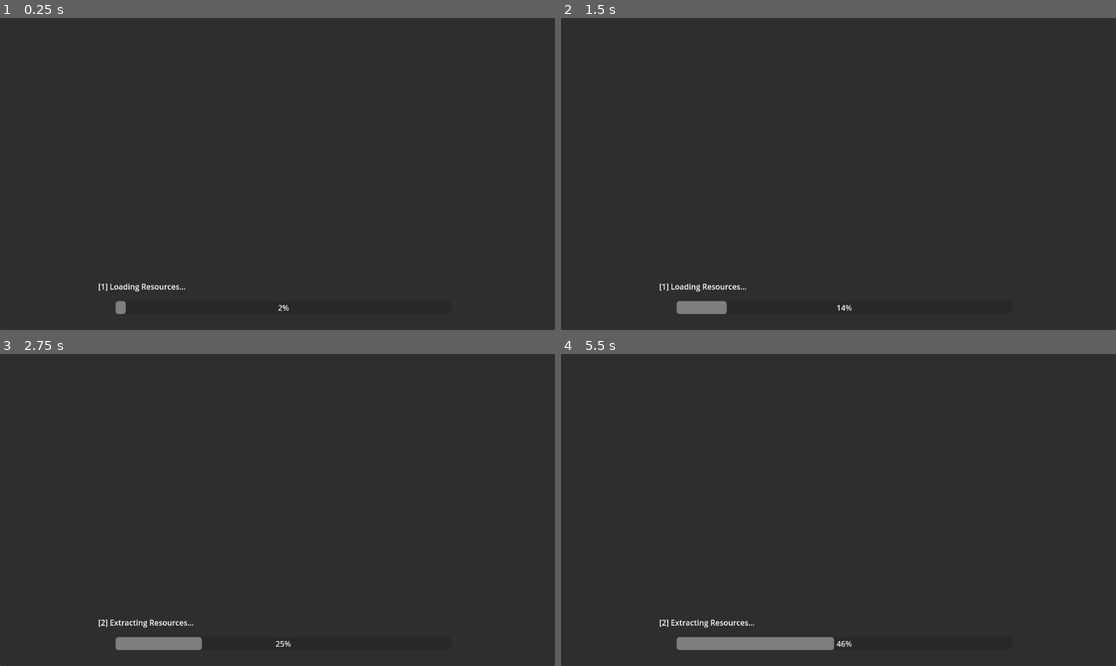
Above: before the commit, frames 1-4 (two rows, left to right).
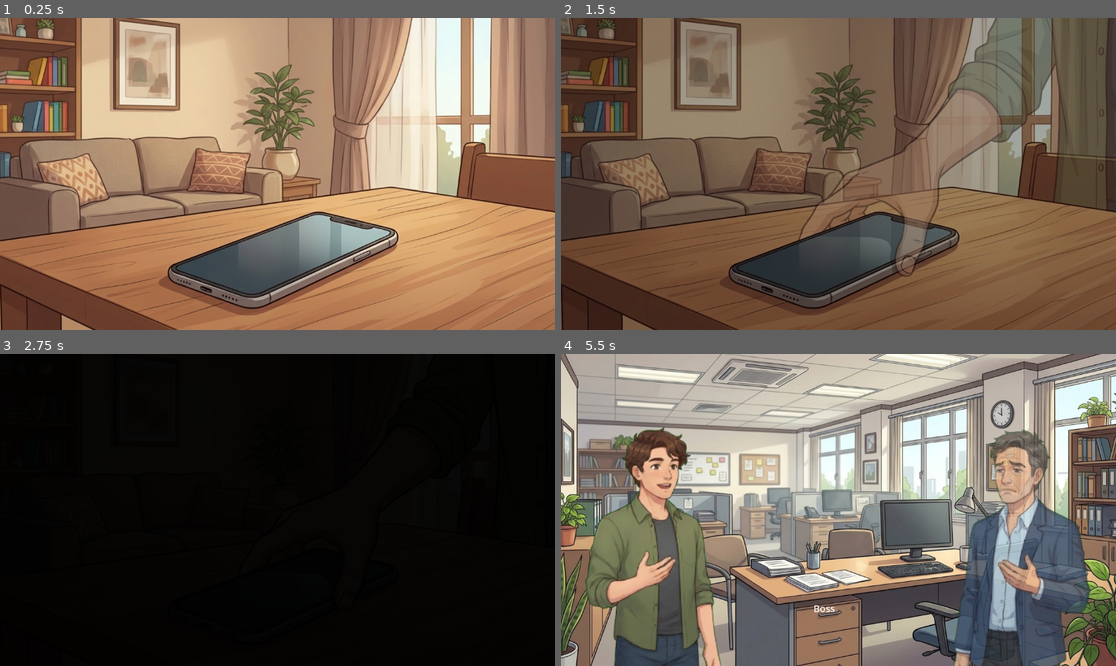
Above: after the commit, the same moments.

Repository: ZvRzyan18/SurviveTheMonth
Game: Godot game, scene res://ollet_folder/scenes/FirstScene.tscn
Two runs of this game, one before a commit and one after it. Both use one fixed random seed, a clock stepped at 60 frames per second and the inputs below. Before the commit the project starts from res://scenes/IntroLoading.tscn.
Inputs:
- Up to frame 1 (0.25 s): no input
- Up to frame 2 (1.5 s): tap Enter at 0.5, 0.6 s; tap Keypad Enter at 0.8, 1.35 s
- Up to frame 3 (2.75 s): tap Enter at 1.55, 2.1 s; tap Keypad Enter at 2.3 s
- Up to frame 4 (5.5 s): tap Keypad Enter at 2.85, 3.8, 4.35, 5.3 s; tap Enter at 3.05, 3.6, 4.55, 5.1 s

The runs differ from the first frame. In frame 1, 99% of the frame differs, in the area x 0-100%, y 0-100%; in frame 2, 86%; in frame 3, 100%; in frame 4, 94%.

Commit message:
scene 1 and 2 for the starting of the storyline

Diff:
--- /dev/null
+++ b/survive-the-month/ollet_folder/scenes/FirstScene.tscn
@@ -0,0 +1,55 @@
+[gd_scene load_steps=11 format=3 uid="uid://b6ypkps0p7f65"]
+
+[ext_resource type="Shader" uid="uid://bbxww18cc2cbw" path="res://ollet_folder/shader/FirstScene.gdshader" id="1_6pik6"]
+[ext_resource type="Script" uid="uid://bw253nx7cta2d" path="res://ollet_folder/scripts/first_scene.gd" id="1_cgi63"]
+[ext_resource type="Texture2D" uid="uid://cu1knlulnl7hs" path="res://ollet_folder/textures/phone.jpg" id="1_irfp3"]
+[ext_resource type="PackedScene" uid="uid://4sdawwlefylj" path="res://ollet_folder/scenes/SecondScene.tscn" id="2_bn4c5"]
+[ext_resource type="Script" uid="uid://cibldhpocgbty" path="res://ollet_folder/scripts/sprite_2d.gd" id="2_x75l5"]
+[ext_resource type="Texture2D" uid="uid://n7bahsofq61u" path="res://ollet_folder/textures/carlo_taking_the_phone.jpg" id="3_trvl1"]
+[ext_resource type="Texture2D" uid="uid://cappiuc26kqro" path="res://ollet_folder/textures/carlos_walks_to_window.jpg" id="4_md43t"]
+[ext_resource type="Texture2D" uid="uid://oeb41tolbavk" path="res://ollet_folder/textures/carlos_answer_the_call.jpg" id="5_6pik6"]
+[ext_resource type="Script" uid="uid://cqmgcqvojkpob" path="res://ollet_folder/scripts/label.gd" id="7_86usj"]
+
+[sub_resource type="ShaderMaterial" id="ShaderMaterial_86usj"]
+shader = ExtResource("1_6pik6")
+shader_parameter/blend_amount = 0.0
+
+[node name="FirstScene" type="Node2D"]
+script = ExtResource("1_cgi63")
+next_scene = ExtResource("2_bn4c5")
+transition_duration = 2.0
+
+[node name="Sprite2D" type="Sprite2D" parent="."]
+material = SubResource("ShaderMaterial_86usj")
+position = Vector2(577, 314)
+scale = Vector2(0.9, 0.9)
+texture = ExtResource("1_irfp3")
+script = ExtResource("2_x75l5")
+images = Array[Texture2D]([ExtResource("3_trvl1"), ExtResource("4_md43t"), ExtResource("5_6pik6")])
+fade_duration = 1.0
+display_duration = 1.0
+
+[node name="Label" type="Label" parent="."]
+offset_right = 40.0
+offset_bottom = 23.0
+
+[node name="CanvasLayer" type="CanvasLayer" parent="."]
+
+[node name="Control" type="Control" parent="CanvasLayer"]
+layout_mode = 3
+anchors_preset = 0
+offset_right = 40.0
+offset_bottom = 40.0
+
+[node name="Label" type="Label" parent="CanvasLayer/Control"]
+layout_mode = 0
+offset_left = 234.0
+offset_top = 531.0
+offset_right = 903.0
+offset_bottom = 559.0
+theme_override_font_sizes/font_size = 20
+horizontal_alignment = 1
+vertical_alignment = 1
+autowrap_mode = 2
+script = ExtResource("7_86usj")
+start_delay = 5.0
--- /dev/null
+++ b/survive-the-month/ollet_folder/scenes/SecondScene.tscn
@@ -0,0 +1,58 @@
+[gd_scene load_steps=10 format=3 uid="uid://4sdawwlefylj"]
+
+[ext_resource type="Texture2D" uid="uid://drasofqys6jvv" path="res://ollet_folder/textures/backgroud_office.jpg" id="1_kcai1"]
+[ext_resource type="Texture2D" uid="uid://dfl0rs286mytf" path="res://ollet_folder/textures/carlo-removebg-preview.png" id="2_k8tkq"]
+[ext_resource type="Texture2D" uid="uid://b6tu6a5ef8nxa" path="res://ollet_folder/textures/manager-removebg-preview.png" id="3_3ksrr"]
+[ext_resource type="Script" uid="uid://die217ijyjd7" path="res://ollet_folder/scripts/carlo_image.gd" id="3_k8tkq"]
+[ext_resource type="Texture2D" uid="uid://bf7ydhqv1cnpu" path="res://ollet_folder/textures/carlo_sad_while_talking-removebg-preview.png" id="4_3ksrr"]
+[ext_resource type="Script" uid="uid://blf66wr0x3myu" path="res://ollet_folder/scripts/dialogue_first_scene.gd" id="5_k8tkq"]
+[ext_resource type="Texture2D" uid="uid://bscmio2ln8r7x" path="res://ollet_folder/textures/carlo_overthink-removebg-preview.png" id="5_q5m8n"]
+[ext_resource type="Script" uid="uid://dyeiikm2u5ohs" path="res://ollet_folder/scripts/manager_change_image.gd" id="6_y8pme"]
+[ext_resource type="Texture2D" uid="uid://bsdf80vbkfb06" path="res://ollet_folder/textures/manager_sad-removebg-preview.png" id="7_muep1"]
+
+[node name="FirstScene" type="Node2D"]
+position = Vector2(68, 54)
+
+[node name="TextureRect" type="TextureRect" parent="."]
+offset_left = -102.0
+offset_top = -68.0
+offset_right = 1274.0
+offset_bottom = 700.0
+scale = Vector2(0.9, 0.9)
+texture = ExtResource("1_kcai1")
+stretch_mode = 6
+metadata/_edit_use_anchors_ = true
+
+[node name="Sprite2D" type="Sprite2D" parent="."]
+position = Vector2(174, 338)
+scale = Vector2(1.5, 1.5)
+texture = ExtResource("2_k8tkq")
+script = ExtResource("3_k8tkq")
+textures = Array[Texture2D]([ExtResource("4_3ksrr"), ExtResource("5_q5m8n")])
+enter_counts = Array[int]([5, 11])
+
+[node name="Sprite2D2" type="Sprite2D" parent="."]
+position = Vector2(881, 345)
+scale = Vector2(1.5, 1.5)
+texture = ExtResource("3_3ksrr")
+flip_h = true
+script = ExtResource("6_y8pme")
+start_delay = 0.2
+textures = Array[Texture2D]([ExtResource("7_muep1")])
+enter_counts = Array[int]([2])
+disappear_after_enter = 11
+
+[node name="Label" type="Label" parent="."]
+custom_minimum_size = Vector2(600, 0)
+offset_left = 200.0
+offset_top = 468.0
+offset_right = 800.0
+offset_bottom = 496.0
+theme_override_font_sizes/font_size = 20
+horizontal_alignment = 1
+vertical_alignment = 1
+autowrap_mode = 2
+script = ExtResource("5_k8tkq")
+
+[node name="Camera2D" type="Camera2D" parent="."]
+position = Vector2(529, 278)
--- /dev/null
+++ b/survive-the-month/ollet_folder/scripts/carlo_image.gd
@@ -0,0 +1,131 @@
+
+extends Sprite2D
+
+@export_group("Fade Settings")
+@export var fade_duration: float = 1.0
+@export var start_delay: float = 0.5
+@export var fade_out_duration: float = 0.5
+
+@export_group("Image Change Settings")
+@export var textures: Array[Texture2D]
+@export var enter_counts: Array[int] = [3, 7, 12]
+
+@export_group("Image Disappear Settings")
+@export var disappear_after_enter: int = 15
+
+var enter_count: int = 0
+var current_image_index: int = 0
+
+var is_animating: bool = false
+var is_disappeared: bool = false
+var is_ready_for_input: bool = false
+
+var animation_queue: Array[Texture2D] = []
+var disappear_queued: bool = false
+
+
+func _ready():
+	modulate.a = 0.0
+
+	if textures.size() != enter_counts.size():
+		push_warning("Textures and Enter Counts must have matching sizes.")
+
+	var previous_count = 0
+
+	for count in enter_counts:
+		if count <= previous_count:
+			push_warning("Enter Counts must be in ascending order.")
+			break
+		previous_count = count
+
+	await get_tree().create_timer(start_delay).timeout
+
+	var tween = create_tween()
+	tween.set_trans(Tween.TRANS_CUBIC)
+	tween.set_ease(Tween.EASE_OUT)
+	tween.tween_property(self, "modulate:a", 1.0, fade_duration)
+
+	await tween.finished
+
+	is_ready_for_input = true
+
+
+func _input(event):
+	if not is_ready_for_input:
+		return
+
+	if is_disappeared or disappear_queued:
+		return
+
+	if event is InputEventKey and event.pressed and not event.echo:
+		if event.keycode == KEY_ENTER or event.keycode == KEY_KP_ENTER:
+
+			enter_count += 1
+
+			# Disappear condition
+			if disappear_after_enter > 0 and enter_count >= disappear_after_enter:
+				disappear_queued = true
+				process_queue()
+				return
+
+			# Image change condition
+			if current_image_index < enter_counts.size():
+				if enter_count == enter_counts[current_image_index]:
+
+					if current_image_index < textures.size():
+						var next_texture = textures[current_image_index]
+
+						if next_texture != null:
+							animation_queue.append(next_texture)
+							current_image_index += 1
+							process_queue()
+
+
+func process_queue():
+	if is_animating or is_disappeared:
+		return
+
+	if animation_queue.size() > 0:
+		change_image(animation_queue.pop_front())
+	elif disappear_queued:
+		disappear_image()
+
+
+func change_image(new_texture: Texture2D) -> void:
+	is_animating = true
+
+	# Fade out current image
+	var fade_out = create_tween()
+	fade_out.set_trans(Tween.TRANS_CUBIC)
+	fade_out.set_ease(Tween.EASE_IN)
+	fade_out.tween_property(self, "modulate:a", 0.0, fade_out_duration)
+
+	await fade_out.finished
+
+	# Change texture
+	texture = new_texture
+
+	# Fade in new image
+	var fade_in = create_tween()
+	fade_in.set_trans(Tween.TRANS_CUBIC)
+	fade_in.set_ease(Tween.EASE_OUT)
+	fade_in.tween_property(self, "modulate:a", 1.0, fade_duration)
+
+	await fade_in.finished
+
+	is_animating = false
+	process_queue()
+
+
+func disappear_image() -> void:
+	is_animating = true
+
+	var tween = create_tween()
+	tween.set_trans(Tween.TRANS_CUBIC)
+	tween.set_ease(Tween.EASE_IN)
+	tween.tween_property(self, "modulate:a", 0.0, fade_out_duration)
+
+	await tween.finished
+
+	is_disappeared = true
+	is_animating = false
--- /dev/null
+++ b/survive-the-month/ollet_folder/scripts/dialogue_first_scene.gd
@@ -0,0 +1,135 @@
+
+extends Label
+
+@export_group("Typing Settings")
+@export var typing_speed: float = 0.04
+@export var start_delay: float = 1.0
+
+@export_group("Input Settings")
+@export var enter_cooldown: float = 0.15
+
+@export_group("Disappear Settings")
+@export var disappear_fade_duration: float = 0.5
+
+var dialogues = [
+	"Carlo: Good morning, sir",
+	"Boss: Good morning, Carlo. I'm glad you came.",
+	"Boss: as you know, the company has been experiencing financial problems lately.",
+	"Carlo: Yes, sir. I've heard about it. Is the company going bankrupt?",
+	"Boss: We're trying to avoid that, but unfortunately, we need to reduce the number of employees to save money.",
+	"Carlo: Wait, sir. Does that mean I'm losing my job?",
+	"Boss: I'm sorry, Carlo, but yes. Your position is being terminated.",
+	"Carlo: But sir, I've worked here for years. I really need this job.",
+	"Boss: I understand, Carlo. This decision isn't about your performance. It's simply because the company can no longer afford to keep everyone.",
+	"Carlo: I understand, sir. Thank you for giving me the opportunity to work here.",
+	"Boss: Thank you for your hard work, Carlo. I wish you the best.",
+	"Carlo: I should go home now. I need to tell my wife what happened.",
+	"Carlo: I just hope she'll understand. I don't even know how we're going to manage our expenses.",
+	"Carlo: I never thought this day would come. I've always believed I would have a stable job here."
+]
+
+var current_dialogue: int = -1
+var is_typing: bool = false
+var dialogue_started: bool = false
+var dialogue_finished: bool = false
+var is_disappearing: bool = false
+
+var typing_elapsed: float = 0.0
+var enter_timer: float = 0.0
+
+
+func _ready():
+	text = ""
+	visible_characters = 0
+
+	await get_tree().create_timer(start_delay).timeout
+
+	dialogue_started = true
+	current_dialogue = 0
+	show_dialogue()
+
+
+func _process(delta):
+	if enter_timer > 0:
+		enter_timer = maxf(enter_timer - delta, 0.0)
+
+	if not is_typing:
+		return
+
+	typing_elapsed += delta
+
+	if typing_speed <= 0:
+		visible_characters = -1
+		is_typing = false
+		return
+
+	var characters_to_show = int(typing_elapsed / typing_speed)
+
+	visible_characters = min(
+		characters_to_show,
+		text.length()
+	)
+
+	if visible_characters >= text.length():
+		is_typing = false
+
+
+func show_dialogue():
+	if current_dialogue < 0 or current_dialogue >= dialogues.size():
+		return
+
+	text = dialogues[current_dialogue]
+	visible_characters = 0
+
+	typing_elapsed = 0.0
+	is_typing = true
+
+
+
+func _input(event):
+	if event is not InputEventKey:
+		return
+
+	if not event.pressed or event.echo:
+		return
+
+	if event.keycode != KEY_ENTER and event.keycode != KEY_KP_ENTER:
+		return
+
+	if not dialogue_started or dialogue_finished or is_disappearing:
+		return
+
+	if enter_timer > 0:
+		return
+
+	enter_timer = enter_cooldown
+
+	# If this is the last message, disappear immediately
+	if current_dialogue == dialogues.size() - 1:
+		disappear_dialogue()
+		return
+
+	# Move to the next message, even while typing
+	current_dialogue += 1
+	show_dialogue()
+
+
+func disappear_dialogue():
+	is_disappearing = true
+	is_typing = false
+	dialogue_finished = true
+
+	var tween = create_tween()
+	tween.set_trans(Tween.TRANS_CUBIC)
+	tween.set_ease(Tween.EASE_IN)
+
+	tween.tween_property(
+		self,
+		"modulate:a",
+		0.0,
+		disappear_fade_duration
+	)
+
+	await tween.finished
+
+	visible = false
--- /dev/null
+++ b/survive-the-month/ollet_folder/scripts/first_scene.gd
@@ -0,0 +1,72 @@
+
+extends Node2D
+
+@export_group("Scene Transition Settings")
+@export var next_scene: PackedScene
+@export var enter_required: int = 3
+@export var transition_duration: float = 1.0
+
+var enter_count: int = 0
+var is_transitioning: bool = false
+
+
+func _ready():
+	# Create fade overlay
+	var fade = ColorRect.new()
+	fade.name = "FadeOverlay"
+	fade.color = Color.BLACK
+	fade.mouse_filter = Control.MOUSE_FILTER_IGNORE
+	fade.set_anchors_and_offsets_preset(Control.PRESET_FULL_RECT)
+	fade.modulate.a = 0.0
+
+	# Add overlay above the scene
+	var canvas = CanvasLayer.new()
+	canvas.layer = 100
+	add_child(canvas)
+	canvas.add_child(fade)
+
+	# Store overlay reference
+	set_meta("fade_overlay", fade)
+
+
+func _input(event):
+	if event is InputEventKey and event.pressed and not event.echo:
+
+		if event.keycode == KEY_ENTER or event.keycode == KEY_KP_ENTER:
+
+			if is_transitioning:
+				return
+
+			enter_count += 1
+
+			print("ENTER count: ", enter_count)
+
+			if enter_count >= enter_required:
+				change_to_next_scene()
+
+
+func change_to_next_scene():
+	if is_transitioning:
+		return
+
+	if next_scene == null:
+		push_error("Please assign Next Scene in the Inspector.")
+		return
+
+	is_transitioning = true
+
+	var fade = get_meta("fade_overlay") as ColorRect
+
+	# Fade to black
+	var tween = create_tween()
+	tween.tween_property(
+		fade,
+		"modulate:a",
+		1.0,
+		transition_duration
+	)
+
+	await tween.finished
+
+	# Load next scene
+	get_tree().change_scene_to_packed(next_scene)
--- /dev/null
+++ b/survive-the-month/ollet_folder/scripts/label.gd
@@ -0,0 +1,124 @@
+
+extends Label
+
+@export_group("Typing Settings")
+@export var typing_speed: float = 0.04
+@export var start_delay: float = 1.0
+
+@export_group("Input Settings")
+@export var enter_cooldown: float = 0.15
+
+@export_group("Disappear Settings")
+@export var disappear_fade_duration: float = 0.5
+
+var dialogues = [
+	"Boss: Carlo, can you come to my office? We need to talk.",
+	"Carlo: Yes, sir. Is there something wrong?",
+	"Boss: I need you in my office immediately, Carlo. This is a very important matter that we need to discuss."
+]
+
+var current_dialogue: int = -1
+var is_typing: bool = false
+var dialogue_started: bool = false
+var dialogue_finished: bool = false
+var is_disappearing: bool = false
+
+var typing_elapsed: float = 0.0
+var enter_timer: float = 0.0
+
+
+func _ready():
+	text = ""
+	visible_characters = 0
+
+	await get_tree().create_timer(start_delay).timeout
+
+	dialogue_started = true
+	current_dialogue = 0
+	show_dialogue()
+
+
+func _process(delta):
+	if enter_timer > 0:
+		enter_timer = maxf(enter_timer - delta, 0.0)
+
+	if not is_typing:
+		return
+
+	typing_elapsed += delta
+
+	if typing_speed <= 0:
+		visible_characters = -1
+		is_typing = false
+		return
+
+	var characters_to_show = int(typing_elapsed / typing_speed)
+
+	visible_characters = min(
+		characters_to_show,
+		text.length()
+	)
+
+	if visible_characters >= text.length():
+		is_typing = false
+
+
+func show_dialogue():
+	if current_dialogue < 0 or current_dialogue >= dialogues.size():
+		return
+
+	text = dialogues[current_dialogue]
+	visible_characters = 0
+
+	typing_elapsed = 0.0
+	is_typing = true
+
+
+
+func _input(event):
+	if event is not InputEventKey:
+		return
+
+	if not event.pressed or event.echo:
+		return
+
+	if event.keycode != KEY_ENTER and event.keycode != KEY_KP_ENTER:
+		return
+
+	if not dialogue_started or dialogue_finished or is_disappearing:
+		return
+
+	if enter_timer > 0:
+		return
+
+	enter_timer = enter_cooldown
+
+	# If this is the last message, disappear immediately
+	if current_dialogue == dialogues.size() - 1:
+		disappear_dialogue()
+		return
+
+	# Move to the next message, even while typing
+	current_dialogue += 1
+	show_dialogue()
+
+
+func disappear_dialogue():
+	is_disappearing = true
+	is_typing = false
+	dialogue_finished = true
+
+	var tween = create_tween()
+	tween.set_trans(Tween.TRANS_CUBIC)
+	tween.set_ease(Tween.EASE_IN)
+
+	tween.tween_property(
+		self,
+		"modulate:a",
+		0.0,
+		disappear_fade_duration
+	)
+
+	await tween.finished
+
+	visible = false
--- /dev/null
+++ b/survive-the-month/ollet_folder/scripts/manager_change_image.gd
@@ -0,0 +1,131 @@
+
+extends Sprite2D
+
+@export_group("Fade Settings")
+@export var fade_duration: float = 1.0
+@export var start_delay: float = 0.5
+@export var fade_out_duration: float = 0.5
+
+@export_group("Image Change Settings")
+@export var textures: Array[Texture2D]
+@export var enter_counts: Array[int] = [3, 7, 12]
+
+@export_group("Image Disappear Settings")
+@export var disappear_after_enter: int = 15
+
+var enter_count: int = 0
+var current_image_index: int = 0
+
+var is_animating: bool = false
+var is_disappeared: bool = false
+var is_ready_for_input: bool = false
+
+var animation_queue: Array[Texture2D] = []
+var disappear_queued: bool = false
+
+
+func _ready():
+	modulate.a = 0.0
+
+	if textures.size() != enter_counts.size():
+		push_warning("Textures and Enter Counts must have matching sizes.")
+
+	var previous_count = 0
+
+	for count in enter_counts:
+		if count <= previous_count:
+			push_warning("Enter Counts must be in ascending order.")
+			break
+		previous_count = count
+
+	await get_tree().create_timer(start_delay).timeout
+
+	var tween = create_tween()
+	tween.set_trans(Tween.TRANS_CUBIC)
+	tween.set_ease(Tween.EASE_OUT)
+	tween.tween_property(self, "modulate:a", 1.0, fade_duration)
+
+	await tween.finished
+
+	is_ready_for_input = true
+
+
+func _input(event):
+	if not is_ready_for_input:
+		return
+
+	if is_disappeared or disappear_queued:
+		return
+
+	if event is InputEventKey and event.pressed and not event.echo:
+		if event.keycode == KEY_ENTER or event.keycode == KEY_KP_ENTER:
+
+			enter_count += 1
+
+			# Disappear condition
+			if disappear_after_enter > 0 and enter_count >= disappear_after_enter:
+				disappear_queued = true
+				process_queue()
+				return
+
+			# Image change condition
+			if current_image_index < enter_counts.size():
+				if enter_count == enter_counts[current_image_index]:
+
+					if current_image_index < textures.size():
+						var next_texture = textures[current_image_index]
+
+						if next_texture != null:
+							animation_queue.append(next_texture)
+							current_image_index += 1
+							process_queue()
+
+
+func process_queue():
+	if is_animating or is_disappeared:
+		return
+
+	if animation_queue.size() > 0:
+		change_image(animation_queue.pop_front())
+	elif disappear_queued:
+		disappear_image()
+
+
+func change_image(new_texture: Texture2D) -> void:
+	is_animating = true
+
+	# Fade out current image
+	var fade_out = create_tween()
+	fade_out.set_trans(Tween.TRANS_CUBIC)
+	fade_out.set_ease(Tween.EASE_IN)
+	fade_out.tween_property(self, "modulate:a", 0.0, fade_out_duration)
+
+	await fade_out.finished
+
+	# Change texture
+	texture = new_texture
+
+	# Fade in new image
+	var fade_in = create_tween()
+	fade_in.set_trans(Tween.TRANS_CUBIC)
+	fade_in.set_ease(Tween.EASE_OUT)
+	fade_in.tween_property(self, "modulate:a", 1.0, fade_duration)
+
+	await fade_in.finished
+
+	is_animating = false
+	process_queue()
+
+
+func disappear_image() -> void:
+	is_animating = true
+
+	var tween = create_tween()
+	tween.set_trans(Tween.TRANS_CUBIC)
+	tween.set_ease(Tween.EASE_IN)
+	tween.tween_property(self, "modulate:a", 0.0, fade_out_duration)
+
+	await tween.finished
+
+	is_disappeared = true
+	is_animating = false
--- /dev/null
+++ b/survive-the-month/ollet_folder/scripts/sprite_2d.gd
@@ -0,0 +1,43 @@
+
+extends Sprite2D
+
+@export var images: Array[Texture2D] = []
+@export var fade_duration: float = 3.0
+@export var display_duration: float = 5.0
+
+func _ready():
+	if images.size() < 3:
+		print("Please add 3 images!")
+		return
+
+	var mat = material as ShaderMaterial
+
+	# Keep the default Sprite2D texture as Image 1
+	mat.set_shader_parameter("blend_amount", 0.0)
+
+	# Wait before the first transition
+	await get_tree().create_timer(display_duration).timeout
+
+	# Transition through Images 2, 3, and 4
+	for i in range(3):
+		mat.set_shader_parameter("next_texture", images[i])
+		mat.set_shader_parameter("blend_amount", 0.0)
+
+		var tween = create_tween()
+		tween.tween_method(
+			func(value):
+				mat.set_shader_parameter("blend_amount", value),
+			0.0,
+			1.0,
+			fade_duration
+		)
+
+		await tween.finished
+
+		# Update the default texture
+		texture = images[i]
+		mat.set_shader_parameter("blend_amount", 0.0)
+
+		# Wait before next transition
+		if i < 2:
+			await get_tree().create_timer(display_duration).timeout
--- /dev/null
+++ b/survive-the-month/ollet_folder/shader/FirstScene.gdshader
@@ -0,0 +1,12 @@
+
+shader_type canvas_item;
+
+uniform sampler2D next_texture : source_color;
+uniform float blend_amount : hint_range(0.0, 1.0) = 0.0;
+
+void fragment() {
+    vec4 current = texture(TEXTURE, UV);
+    vec4 next = texture(next_texture, UV);
+
+    COLOR = mix(current, next, blend_amount);
+}
--- a/survive-the-month/project.godot
+++ b/survive-the-month/project.godot
@@ -11,7 +11,7 @@
 [application]
 
 config/name="SurviveTheMonth"
-run/main_scene="uid://bvxfdlk0dgc2d"
+run/main_scene="uid://b6ypkps0p7f65"
 config/features=PackedStringArray("4.5", "Mobile")
 config/icon="res://icon.svg"
 
Not shown, added: survive-the-month/ollet_folder/scripts/carlo_image.gd.uid
Not shown, added: survive-the-month/ollet_folder/scripts/dialogue_first_scene.gd.uid
Not shown, added: survive-the-month/ollet_folder/scripts/first_scene.gd.uid
Not shown, added: survive-the-month/ollet_folder/scripts/label.gd.uid
Not shown, added: survive-the-month/ollet_folder/scripts/manager_change_image.gd.uid
Not shown, added: survive-the-month/ollet_folder/scripts/sprite_2d.gd.uid
Not shown, added: survive-the-month/ollet_folder/shader/FirstScene.gdshader.uid
Binary file added: survive-the-month/ollet_folder/textures/backgroud_office.jpg
Not shown, added: survive-the-month/ollet_folder/textures/backgroud_office.jpg.import
Binary file added: survive-the-month/ollet_folder/textures/carlo-removebg-preview.png
Not shown, added: survive-the-month/ollet_folder/textures/carlo-removebg-preview.png.import
Binary file added: survive-the-month/ollet_folder/textures/carlo_overthink-removebg-preview.png
(and 17 more such lines)
